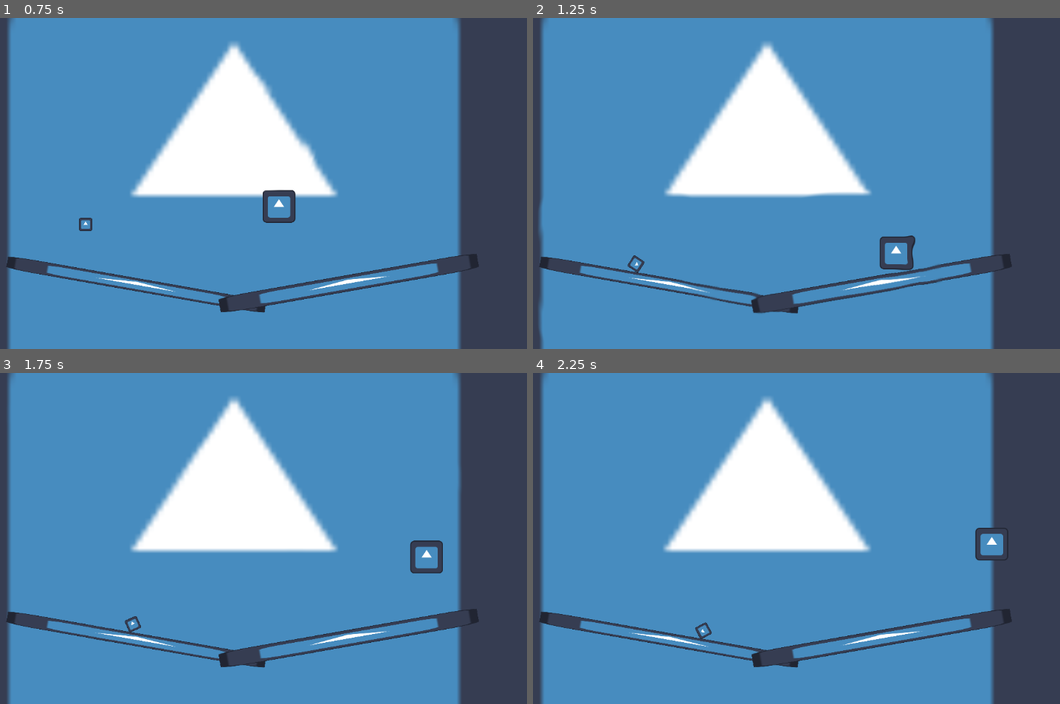
Above: before the commit, frames 1-4 (two rows, left to right).
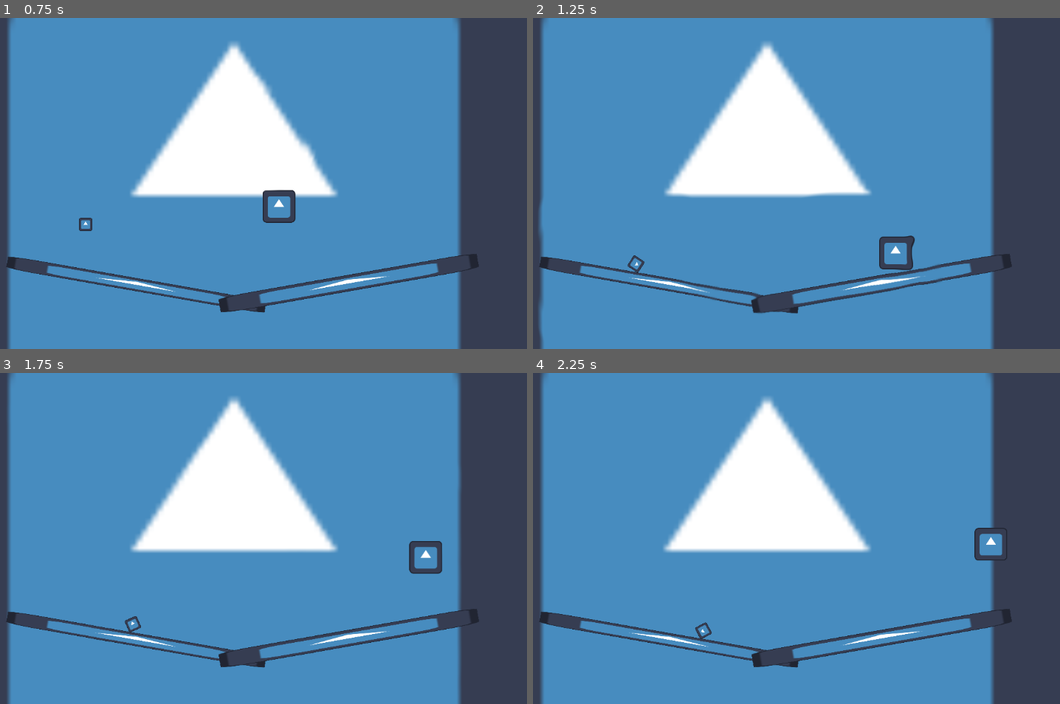
Above: after the commit, the same moments.

Repository: BeMain/metroidvania
Game: Godot game, scene res://world.tscn
The game is run twice, just before and just after one commit, with the same random seed, the same clock (stepped at 60 frames per second) and the same inputs. The engine's default icon, where the game draws it, is replaced by a stand-in: a white triangle on a blue panel in a dark square.
Inputs:
- Up to frame 1 (0.75 s): tap Enter (ui_accept) at 0.5 s; hold Right (right) from 0.53 s (still down); hold Ctrl (run) from 0.53 s (still down)
- Up to frame 2 (1.25 s): keep holding Right (right); keep holding Ctrl (run); tap Up (jump) at 0.77 s
- Up to frame 3 (1.75 s): keep holding Right (right); release Ctrl (run) at 1.28 s; tap Shift (sneak) at 1.35 s; tap Up (jump) at 1.52 s
- Up to frame 4 (2.25 s): release Right (right) at 2.03 s; hold Left (left) from 2.03 s (still down); hold Ctrl (run) from 2.03 s (still down)

Frame 1 is identical in both runs. In frame 2, less than 0.1% of the frame differs, in the area x 65-73%, y 65-76%; in frame 3, 0.1%, in the area x 63-85%, y 50-84%; in frame 4, 0.1%.

Commit message:
Fix stuttering when moving down a slope

Diff:
--- a/player.gd
+++ b/player.gd
@@ -24,13 +24,12 @@
 
 
 func _physics_process(delta):
+	var velocity_before_move = velocity
+
 	# Apply gravity
-	if not is_on_floor():
-		velocity.y += delta * gravity
+	velocity.y += delta * gravity
 
 	get_input()
-
-	var velocity_before_move = velocity
 
 	move_and_slide()
 
